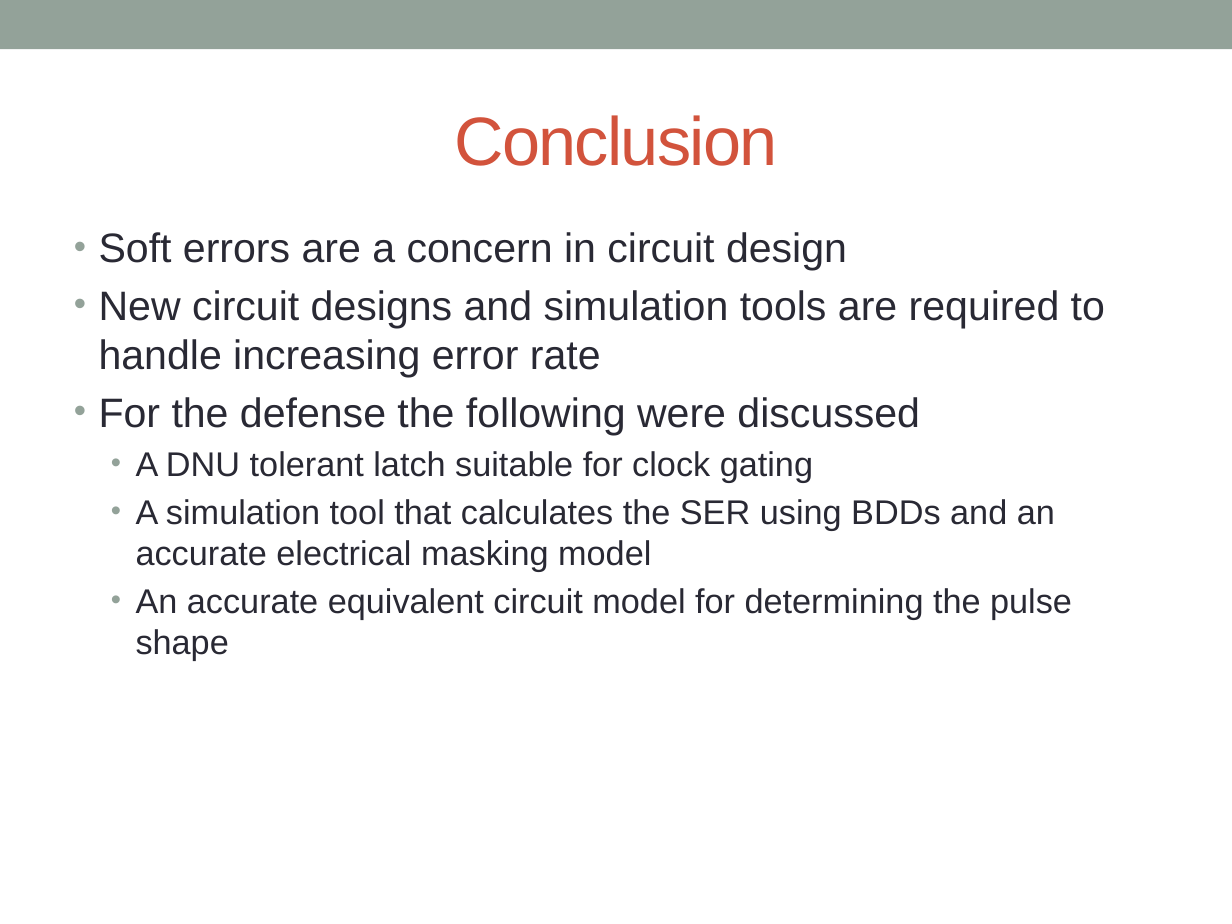
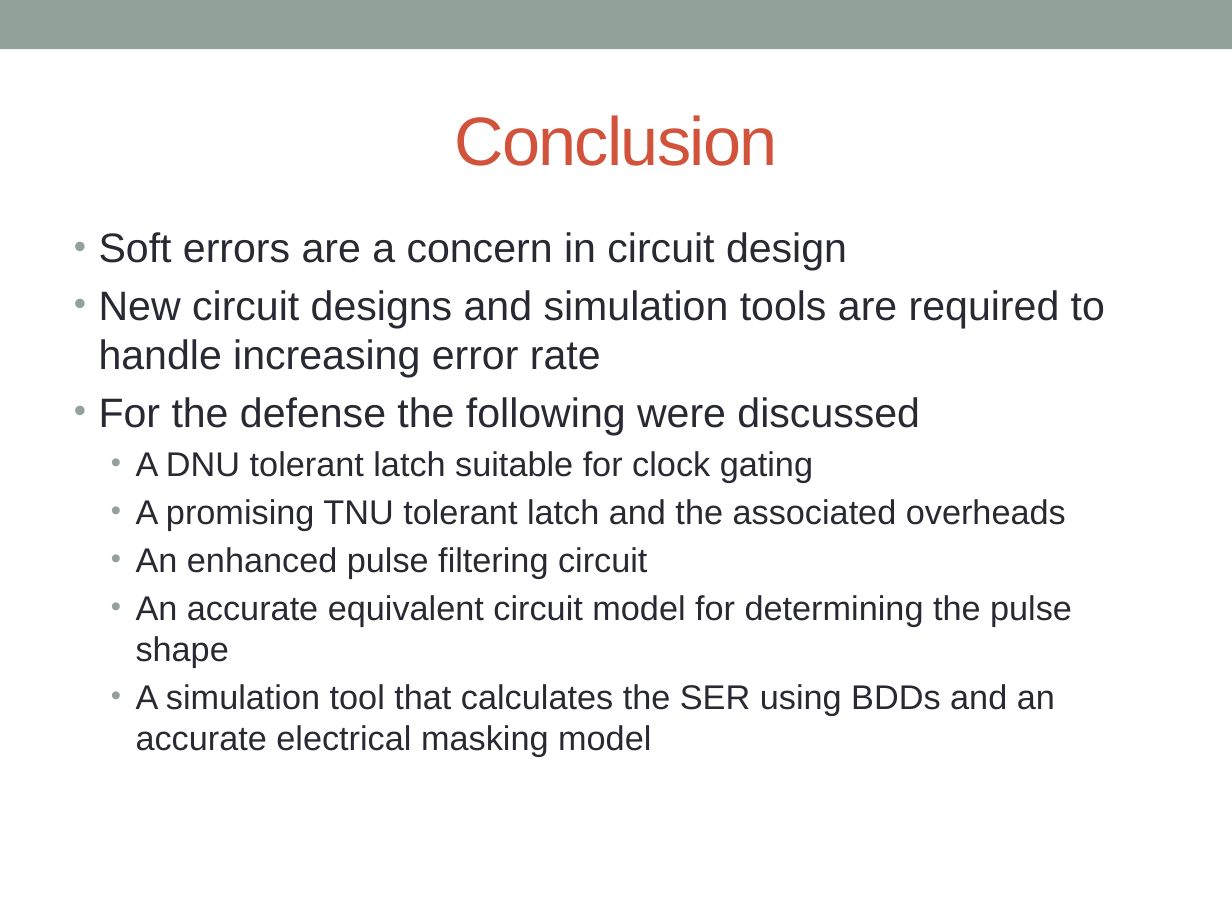
Before and after one commit to acwatkins88/Fast_SET, a slide deck: slide 59 of Dissertation/Dissertation Defense/Dissertation Defense.pptx (slide 55 before the commit). Drawn at 1232x924 pixels with LibreOffice and Linux fonts; fonts in the diff are those of the drawing; background and template pictures are left out. Boxes give left, top, right and bottom in pixels: in the first picture for what was removed or moved away, otherwise in the second. Text is boxed around its words. In the diff, an @@ line names an element or a change of style, - is before the commit and + after.

```diff
--- a/Dissertation/Dissertation Defense/Dissertation Defense.pptx
+++ b/Dissertation/Dissertation Defense/Dissertation Defense.pptx
@@ text at box(136, 499, 1072, 667): paragraphs added @@
+  • A promising TNU tolerant latch and the associated overheads
+  • An enhanced pulse filtering circuit
+  • An accurate equivalent circuit model for determining the pulse shape
@@ text at box(136, 588, 1072, 660): paragraph removed @@
-  • An accurate equivalent circuit model for determining the pulse shape
```
Also in this commit, not shown: 23 other slides changed, 5 slides added, 1 slide removed, 15 other files.
